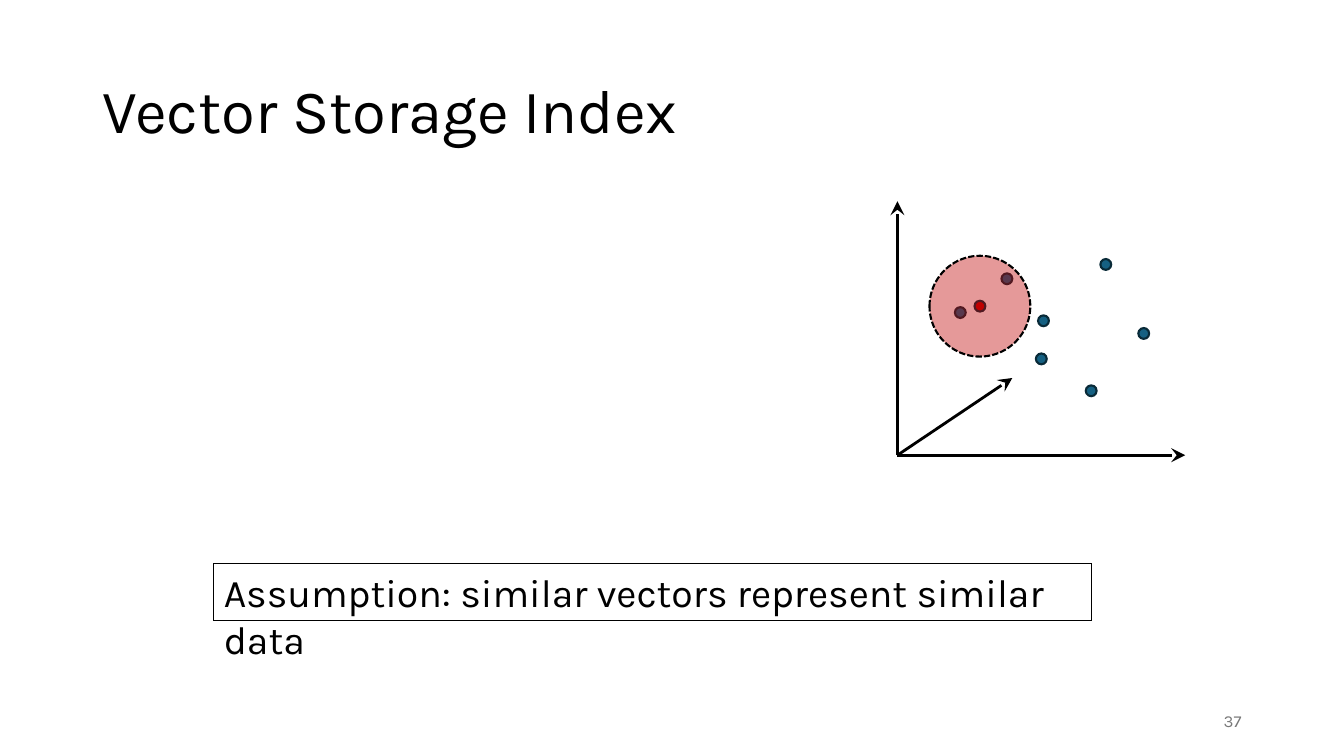
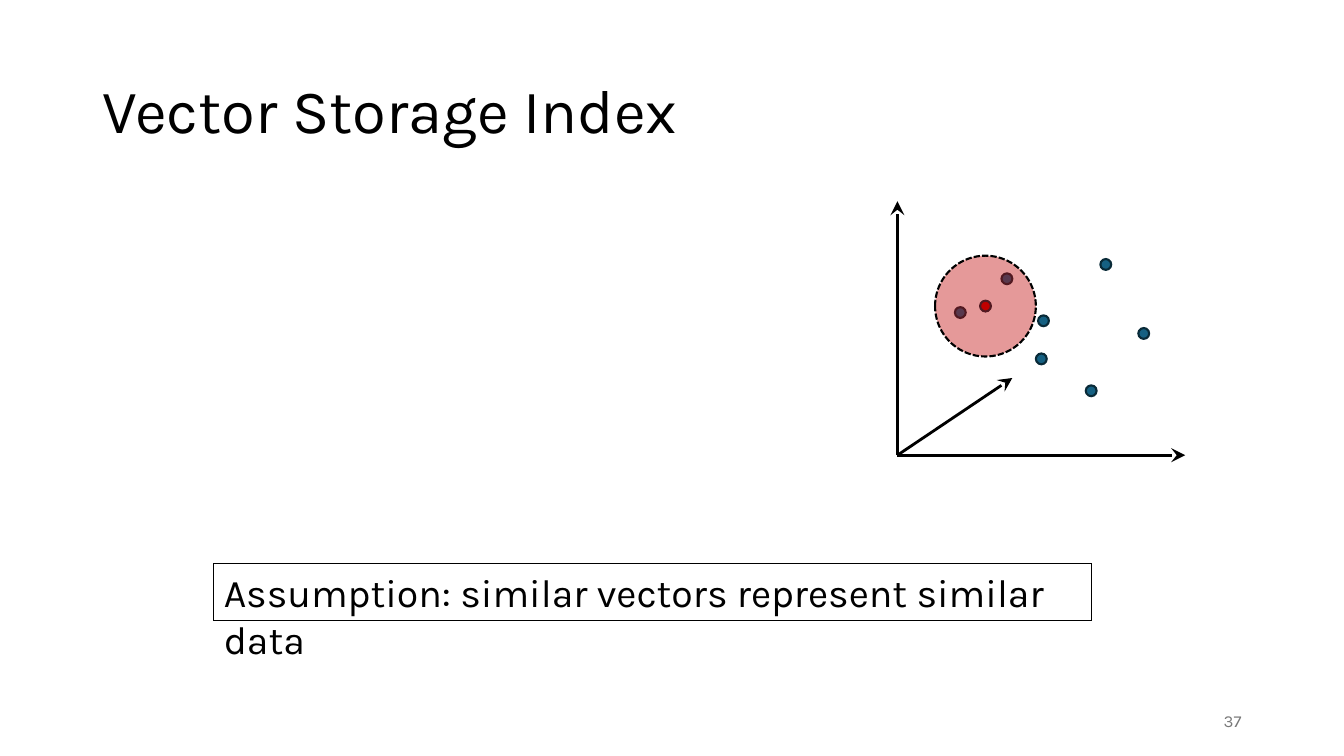
Before and after one commit to gjbex/Deploying-LLMs-locally, a slide deck: slide 37 of local_LLMs.pptx. Drawn at 1344x756 pixels with LibreOffice and Linux fonts; fonts in the diff are those of the drawing; grey boxes stand for pictures. Boxes give left, top, right and bottom in pixels: in the first picture for what was removed or moved away, otherwise in the second. Text is boxed around its words. In the diff, an @@ line names an element or a change of style, - is before the commit and + after.

```diff
--- a/local_LLMs.pptx
+++ b/local_LLMs.pptx
@@ ellipse: place and size @@
-ellipse at bbox=[930, 256, 1030, 357]
+ellipse at bbox=[936, 256, 1036, 357]
@@ ellipse: place and size @@
-ellipse at bbox=[975, 300, 986, 312]
+ellipse at bbox=[980, 300, 991, 312]
```
Also in this commit, not shown: 6 other slides changed.
